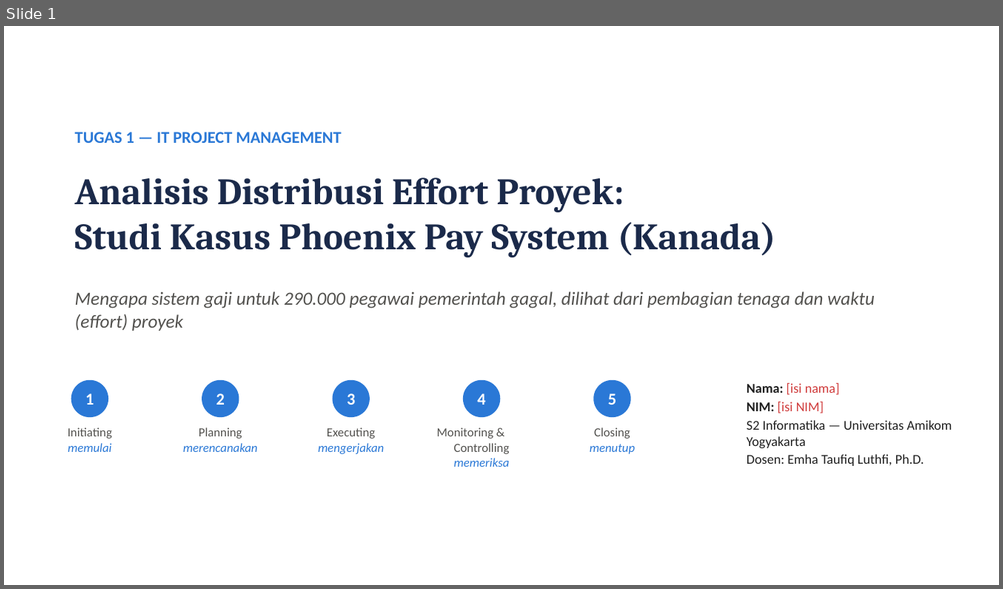
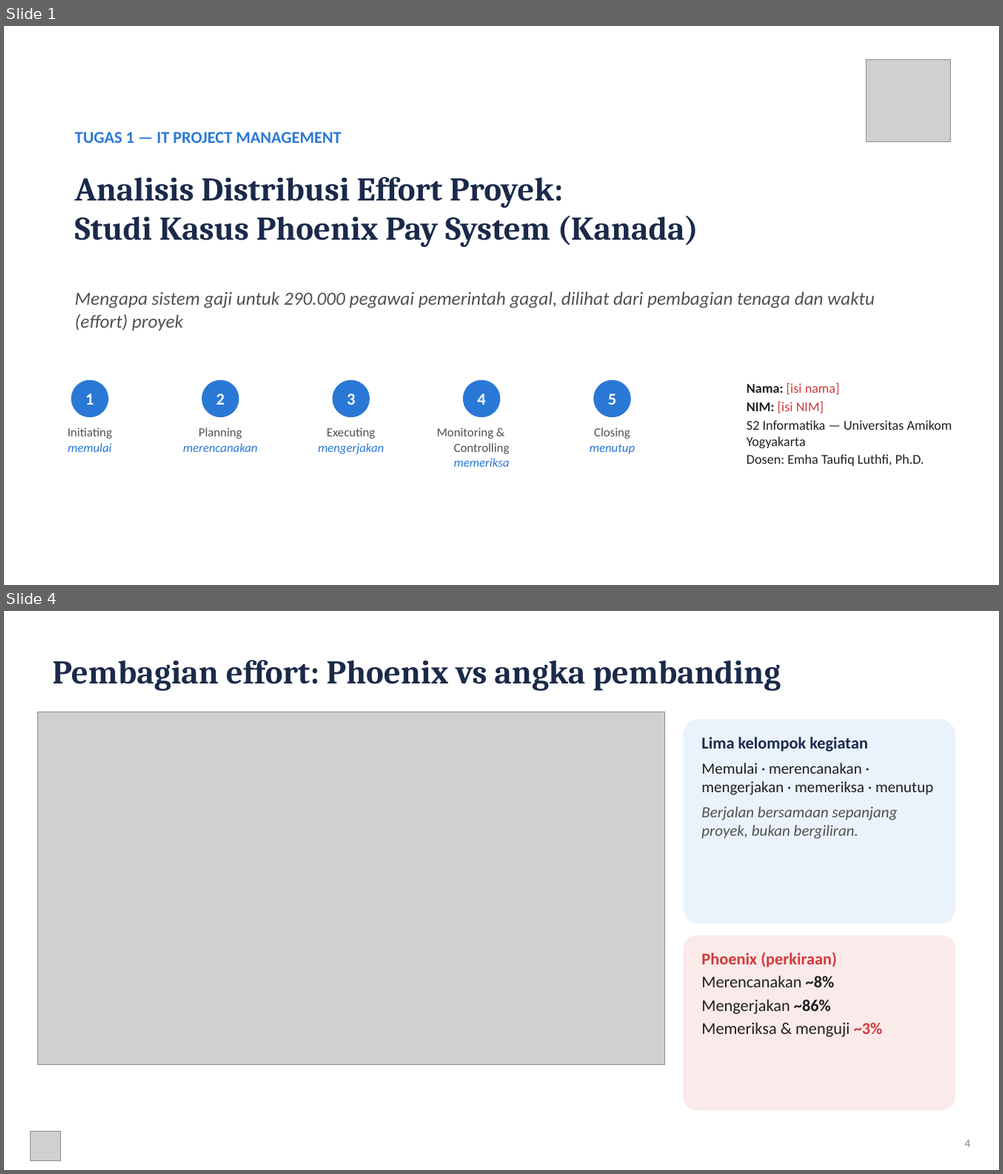
Before and after one commit to mingkimingki/it-proj-manag, a slide deck: tugas1/hasil/Tugas1_DistribusiEffort_Phoenix_Slide.pptx. Shown one above the other, each under a label of ours: slide 1 before the commit, slides 1 and 4 after it; the slides between them are not shown. The pictures are 1003x589 and 1003x1174 pixels, drawn with LibreOffice and Linux fonts; fonts in the diff are those of the drawing; grey boxes stand for pictures. Boxes give left, top, right and bottom in pixels: in the first picture for what was removed or moved away, otherwise in the second. Text is boxed around its words. In the diff, an @@ line names an element or a change of style, - is before the commit and + after.

```diff
--- a/tugas1/hasil/Tugas1_DistribusiEffort_Phoenix_Slide.pptx
+++ b/tugas1/hasil/Tugas1_DistribusiEffort_Phoenix_Slide.pptx
@@ slide 4 added at <box>4,611,999,1170</box>, background #FFFFFF @@
@@ text added at <box>52,660,780,691</box>, 32 pt, text #1B2A4A, bold @@
+Pembagian effort: Phoenix vs angka pembanding
@@ picture added at <box>37,712,664,1065</box> @@
@@ rounded rectangle added at <box>683,719,956,924</box>, fill #EAF2FC @@
@@ text added at <box>701,737,933,839</box>, 15 pt, text #1F1F1F @@
+Lima kelompok kegiatan
+Memulai · merencanakan · mengerjakan · memeriksa · menutup
+Berjalan bersamaan sepanjang proyek, bukan bergiliran.
@@ rounded rectangle added at <box>683,936,956,1111</box>, fill #FBEAEA @@
@@ text added at <box>701,952,882,1037</box>, 16 pt, text #1F1F1F @@
+Phoenix (perkiraan)
+Merencanakan ~8%
+Mengerjakan ~86%
+Memeriksa & menguji ~3%
@@ picture added at <box>30,1132,61,1162</box> @@
@@ text added at <box>965,1140,970,1147</box>, 11 pt, text #898781 @@
+4
@@ slide 1 changed as well @@
@@ picture added at <box>866,59,950,141</box> @@
@@ text "Analisis Distribusi Effort Proyek:" at <box>75,177,698,247</box>: size 36 to 32 pt @@
```
Also in this commit, not shown: 4 other slides changed, 3 other slides added, 8 slides removed, 10 other files.
